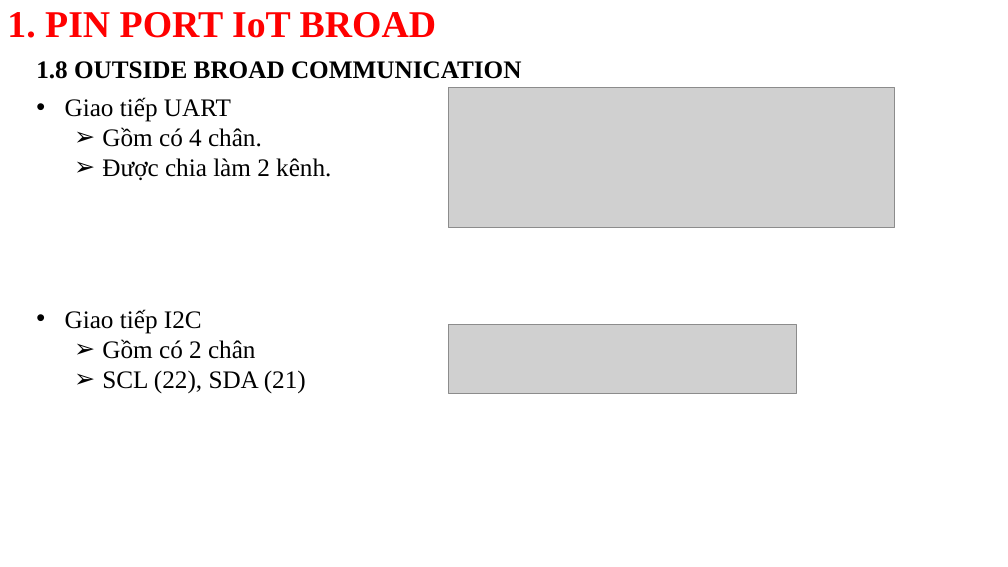
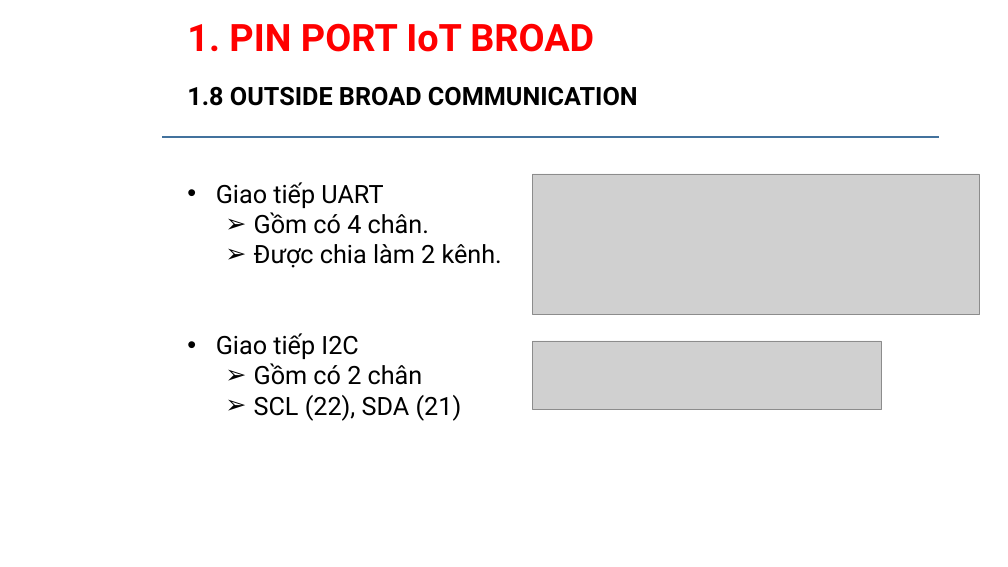
Before and after one commit to daotuyen9244/Indruino-Iot-Project, a slide deck: slide 11 of FW/Phuc/WEEK1_wifi kit 32 broad/SLITE WIFI KIT 32.pptx (slide 10 before the commit). Drawn at 1008x567 pixels with LibreOffice and Linux fonts; fonts in the diff are those of the drawing; grey boxes stand for pictures; background and template pictures are left out. Boxes give left, top, right and bottom in pixels: in the first picture for what was removed or moved away, otherwise in the second. Text is boxed around its words. In the diff, an @@ line names an element or a change of style, - is before the commit and + after.

```diff
--- a/FW/Phuc/WEEK1_wifi kit 32 broad/SLITE WIFI KIT 32.pptx
+++ b/FW/Phuc/WEEK1_wifi kit 32 broad/SLITE WIFI KIT 32.pptx
@@ text "1. PIN PORT IoT BROAD": place and size @@
-text "1. PIN PORT IoT BROAD" at bbox=[7, 12, 436, 38]
+text "1. PIN PORT IoT BROAD" at bbox=[187, 23, 594, 52]
@@ font Times New Roman to Roboto in 3 elements at bbox=[216, 182, 502, 421], bbox=[187, 23, 594, 52], bbox=[187, 86, 638, 106] @@
@@ text "1.8 OUTSIDE BROAD COMMUNICATION": place and size @@
-text "1.8 OUTSIDE BROAD COMMUNICATION" at bbox=[36, 61, 521, 79]
+text "1.8 OUTSIDE BROAD COMMUNICATION" at bbox=[187, 86, 638, 106]
@@ rectangle added at bbox=[163, 136, 939, 138], fill #D9D9D9, outline #43739E 1 pt @@
@@ text "Giao tiếp UART": place and size @@
-text "Giao tiếp UART" at bbox=[65, 97, 331, 393]
+text "Giao tiếp UART" at bbox=[216, 182, 502, 421]
@@ picture: place and size @@
-picture at bbox=[448, 88, 895, 228]
+picture at bbox=[533, 174, 980, 314]
@@ picture: place and size @@
-picture at bbox=[448, 325, 797, 394]
+picture at bbox=[533, 341, 882, 410]
```
Also in this commit, not shown: 12 other slides changed, 2 slides added, 12 other files.
